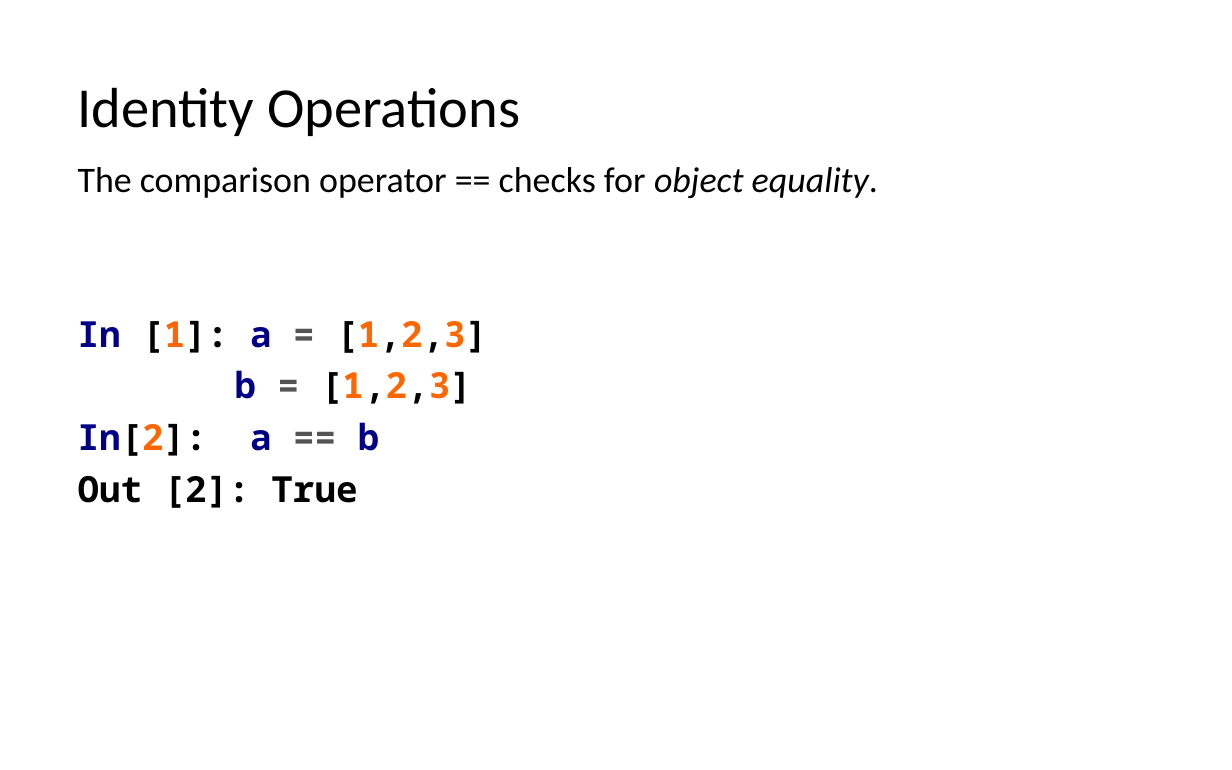
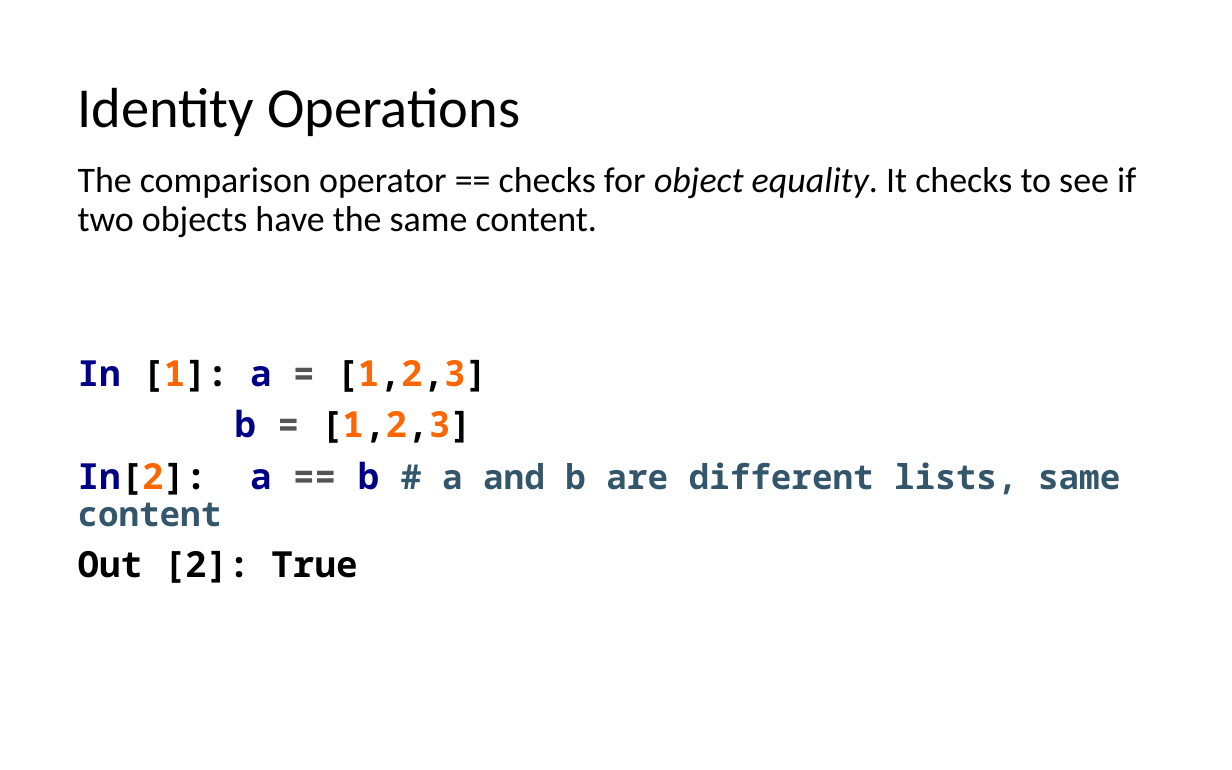
Before and after one commit to LongBaoNguyen/longbaonguyen.github.io, a slide deck: slide 25 of courses/apcsp/lect6.pptx. Drawn at 1232x770 pixels with LibreOffice and Linux fonts; fonts in the diff are those of the drawing. Boxes give left, top, right and bottom in pixels: in the first picture for what was removed or moved away, otherwise in the second. Text is boxed around its words. In the diff, an @@ line names an element or a change of style, - is before the commit and + after.

```diff
--- a/courses/apcsp/lect6.pptx
+++ b/courses/apcsp/lect6.pptx
@@ text at <box>78,167,1136,237</box>: text changed @@
-The comparison operator == checks for object equality.
+The comparison operator == checks for object equality. It checks to see if two objects have the same content.
@@ text at <box>78,461,1120,527</box>: text changed; size 21 to 20 pt; text colour #000087 to #33566B @@
-In[2]: a == b
+In[2]: a == b # a and b are different lists, same content
```
Also in this commit, not shown: 3 other slides changed, 3 other files.
